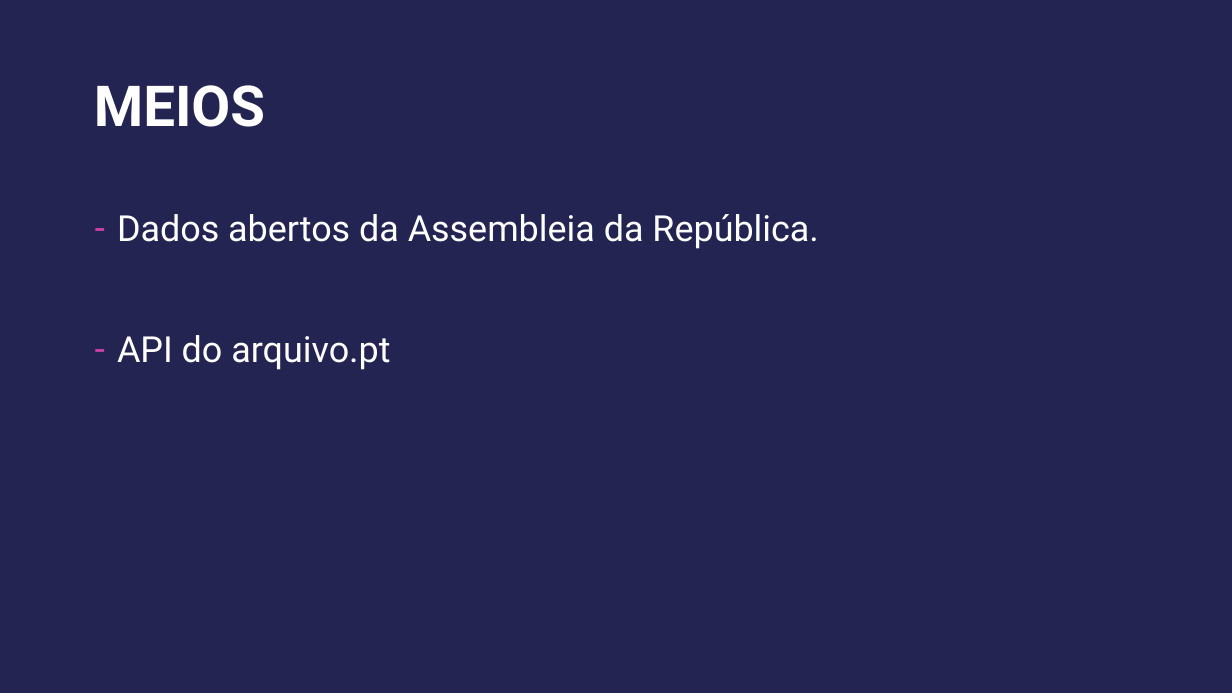
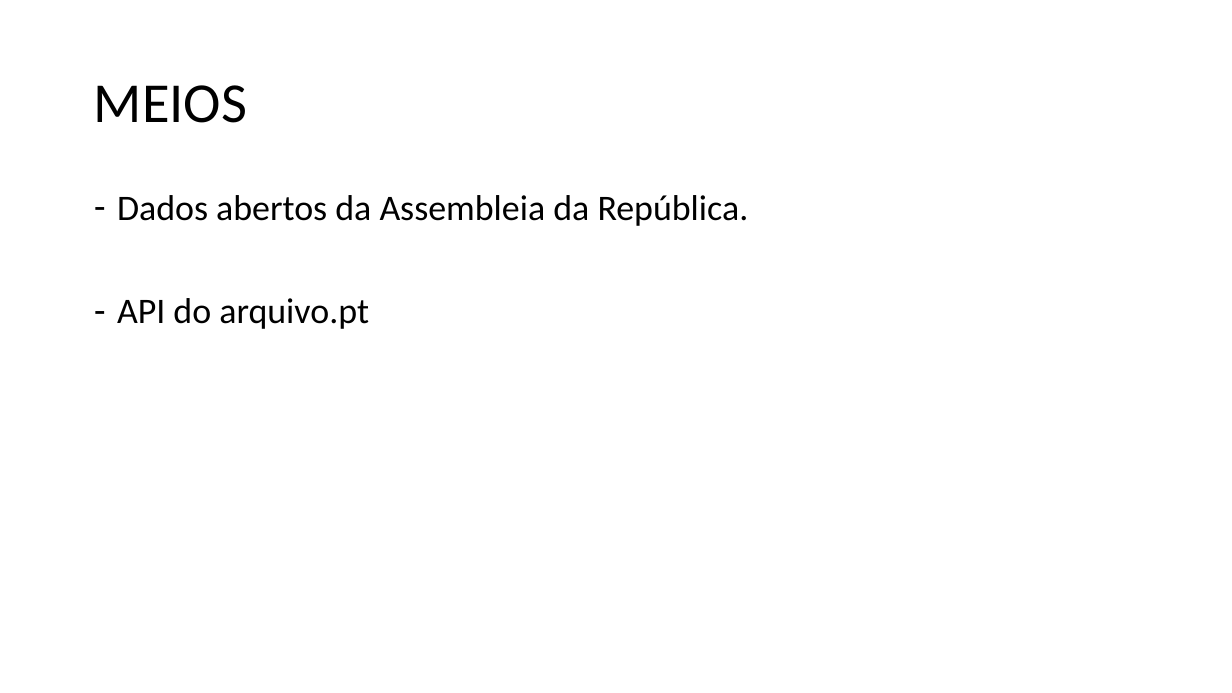
Before and after one commit to ruipfteixeira/arquivopt, a slide deck: slide 3 of Presentation.pptx. Drawn at 1232x693 pixels with LibreOffice and Linux fonts; fonts in the diff are those of the drawing; background and template pictures are left out. Boxes give left, top, right and bottom in pixels: in the first picture for what was removed or moved away, otherwise in the second. Text is boxed around its words. In the diff, an @@ line names an element or a change of style, - is before the commit and + after.

```diff
--- a/Presentation.pptx
+++ b/Presentation.pptx
@@ rectangle removed at bbox=[0, 0, 1232, 693] @@
@@ title "MEIOS" at bbox=[94, 85, 247, 123]: font Roboto to Calibri, text colour #FFFFFF to #000000, bold off; line spacing 1 to 0.9 @@
@@ text "Dados abertos da Assembleia da ...": place and size @@
-text "Dados abertos da Assembleia da ..." at bbox=[117, 214, 818, 370]
+text "Dados abertos da Assembleia da ..." at bbox=[117, 195, 749, 329]
@@ text "Dados abertos da Assembleia da ..." at bbox=[117, 195, 749, 329]: font Roboto to Calibri, text colour #FFFFFF to #000000; line spacing 1.1 to 0.9 @@
```
Also in this commit, not shown: 2 other slides changed, 2 slides added.
